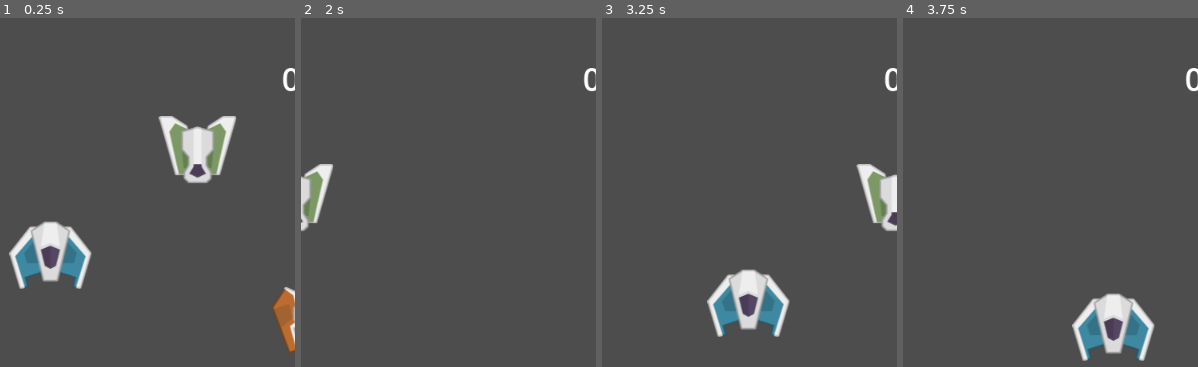
Above: before the commit, frames 1-4 (left to right).
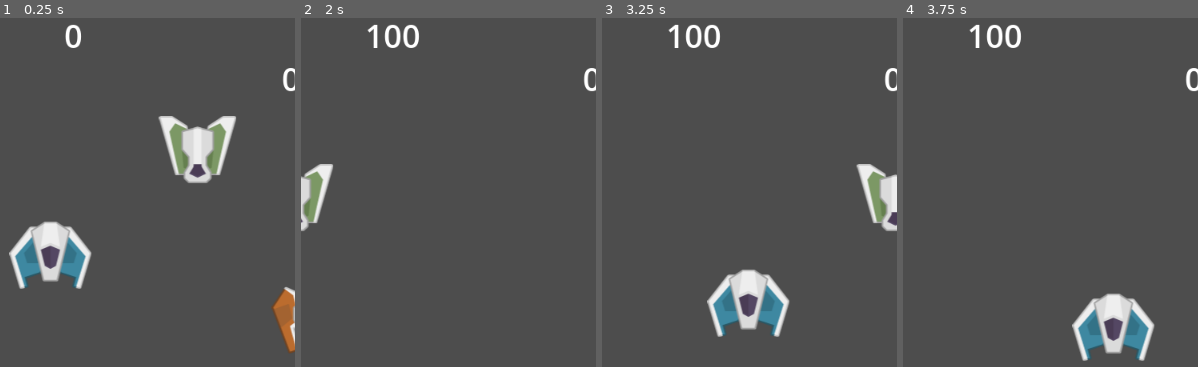
Above: after the commit, the same moments.

Repository: TheGabmeister/games-godot
Game: Godot game, scene res://levels/main.tscn
The game is run twice, just before and just after one commit, with the same random seed, the same clock (stepped at 60 frames per second) and the same inputs. The engine's default icon, where the game draws it, is replaced by a stand-in: a white triangle on a blue panel in a dark square.
Inputs:
- Up to frame 1 (0.25 s): no input
- Up to frame 2 (2 s): hold D (move_right) 0.53-1.28 s; tap Space (jump) at 0.77, 1.52 s; hold A (move_left) from 1.28 s (still down)
- Up to frame 3 (3.25 s): release A (move_left) at 2.03 s; hold D (move_right) from 2.03 s (still down); tap Space (jump) at 3.02 s
- Up to frame 4 (3.75 s): release D (move_right) at 3.53 s; hold A (move_left) from 3.53 s (still down)
The pictures show only the part of the screen within x 30-80%, y 0-50%; the shares and areas given below are measured in that part.

The runs differ from the first frame. In frame 1, 0.2% of the frame differs, in the area x 22-28%, y 2-9%; in frame 2, 0.6%, in the area x 22-40%, y 2-9%; in frame 3, 0.6%; in frame 4, 0.6%.

Commit message:
Add hi_score

Diff:
--- a/space_invaders/autoloads/game_events.gd
+++ b/space_invaders/autoloads/game_events.gd
@@ -5,3 +5,4 @@
 
 signal enemy_killed(score: int)
 signal update_score(score: int)
+signal update_hi_score(score: int)
--- a/space_invaders/levels/main.tscn
+++ b/space_invaders/levels/main.tscn
@@ -26,16 +26,16 @@
 [node name="Enemy3" parent="World" instance=ExtResource("4_6et1j")]
 position = Vector2(535, 440)
 
-[node name="UI" type="Control" parent="." node_paths=PackedStringArray("score_one", "score_two")]
+[node name="UI" type="Control" parent="." node_paths=PackedStringArray("_score_one", "_hi_score")]
 layout_mode = 3
 anchors_preset = 0
 offset_right = 40.0
 offset_bottom = 40.0
 script = ExtResource("5_5k4jt")
-score_one = NodePath("Score_01")
-score_two = NodePath("Score_02")
+_score_one = NodePath("Score_One")
+_hi_score = NodePath("Hi_Score")
 
-[node name="Score_01" type="Label" parent="UI"]
+[node name="Score_One" type="Label" parent="UI"]
 layout_mode = 0
 offset_left = 75.0
 offset_top = 92.0
@@ -44,7 +44,7 @@
 theme_override_font_sizes/font_size = 40
 text = "0"
 
-[node name="Score_02" type="Label" parent="UI"]
+[node name="Score_Two" type="Label" parent="UI"]
 layout_mode = 0
 offset_left = 576.0
 offset_top = 111.0
@@ -53,5 +53,14 @@
 theme_override_font_sizes/font_size = 40
 text = "0"
 
+[node name="Hi_Score" type="Label" parent="UI"]
+layout_mode = 0
+offset_left = 304.0
+offset_top = 57.0
+offset_right = 344.0
+offset_bottom = 112.0
+theme_override_font_sizes/font_size = 40
+text = "0"
+
 [node name="GameManager" type="Node" parent="."]
 script = ExtResource("5_etqu2")
--- a/space_invaders/managers/game_manager.gd
+++ b/space_invaders/managers/game_manager.gd
@@ -1,6 +1,7 @@
 extends Node
 
 var _score: int = 0
+var _hi_score: int = 0
 
 func _enter_tree() -> void:
 	GameEvents.enemy_killed.connect(_add_score)
@@ -10,4 +11,7 @@
 
 func _add_score(value: int) -> void:
 	_score += value
+	if _score > _hi_score:
+		_hi_score = _score
+		GameEvents.update_hi_score.emit(_hi_score)
 	GameEvents.update_score.emit(_score)
--- a/space_invaders/ui/gui.gd
+++ b/space_invaders/ui/gui.gd
@@ -1,14 +1,19 @@
 extends Node
 
-@export var score_one: Label
-@export var score_two: Label
+@export var _score_one: Label
+#@export var _score_two: Label
+@export var _hi_score: Label
 
 func _enter_tree() -> void:
 	GameEvents.update_score.connect(_update_score)
+	GameEvents.update_hi_score.connect(_update_hi_score)
 
 func _exit_tree() -> void:
 	GameEvents.update_score.disconnect(_update_score)
+	GameEvents.update_hi_score.disconnect(_update_hi_score)
 
 func _update_score(value: int) -> void:
-	score_one.text = str(value)
-	pass
+	_score_one.text = str(value)
+
+func _update_hi_score(value: int) -> void:
+	_hi_score.text = str(value)
